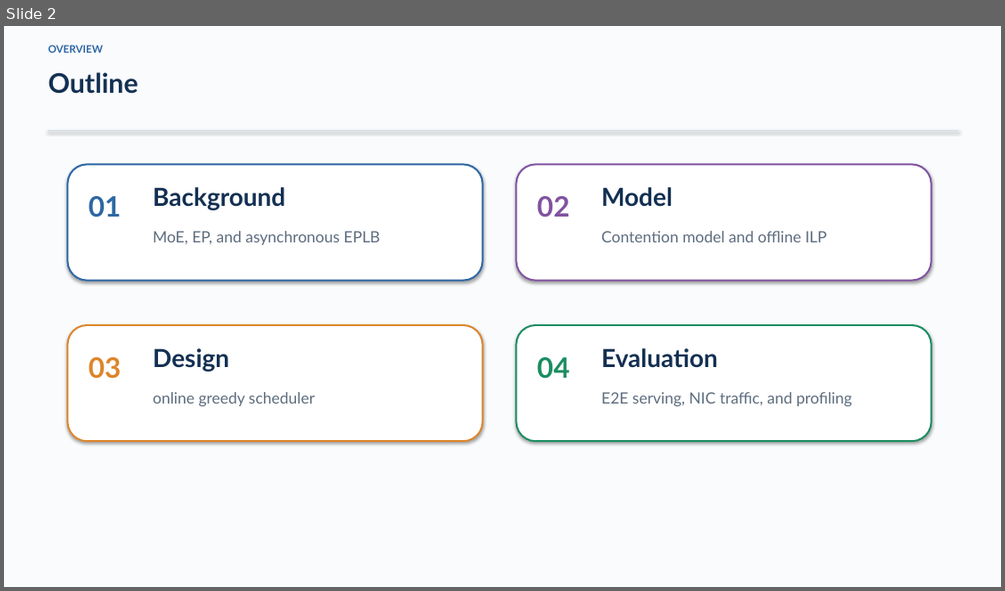
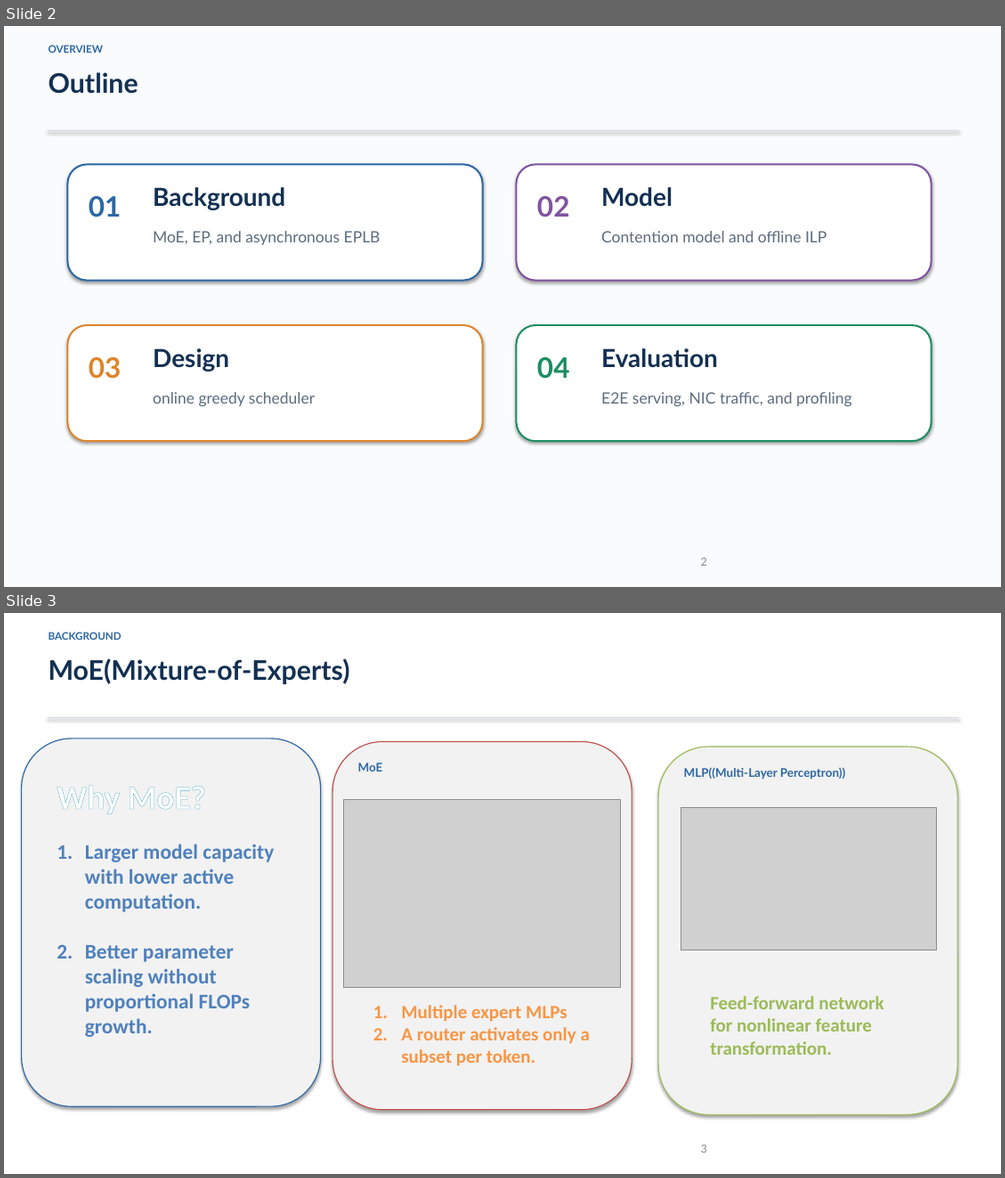
Before and after one commit to DOCCA0/vllm, a slide deck: benchmarks/eplb_rebalance/presentation/eplb_migration_batching.pptx. Shown one above the other, each under a label of ours: slide 2 before the commit, slides 2 and 3 after it. The pictures are 1005x591 and 1005x1178 pixels, drawn with LibreOffice and Linux fonts; fonts in the diff are those of the drawing; grey boxes stand for pictures. Boxes give left, top, right and bottom in pixels: in the first picture for what was removed or moved away, otherwise in the second. Text is boxed around its words. In the diff, an @@ line names an element or a change of style, - is before the commit and + after.

```diff
--- a/benchmarks/eplb_rebalance/presentation/eplb_migration_batching.pptx
+++ b/benchmarks/eplb_rebalance/presentation/eplb_migration_batching.pptx
@@ slide 3 added at [4, 613, 1001, 1174], background #FFFFFF @@
@@ text added at [48, 632, 121, 640], 10 pt, text #2D67A4, bold @@
+BACKGROUND
@@ text added at [48, 658, 350, 684], 26 pt, text #133052, bold @@
+MoE(Mixture-of-Experts)
@@ line added from (48, 718) to (958, 718), #D2DCE7 1 pt @@
@@ rounded rectangle added at [21, 738, 320, 1107], fill #F2F2F2, outline #2D67A4 1 pt @@
@@ rounded rectangle added at [332, 742, 631, 1110], fill #F2F2F2, outline #C0504D 1 pt @@
@@ text added at [358, 763, 383, 771], 11.5 pt, text #2D67A4, bold @@
+MoE
@@ rounded rectangle added at [658, 747, 957, 1115], fill #F2F2F2, outline #9BBB59 1 pt @@
@@ text added at [684, 767, 845, 779], 11.5 pt, text #2D67A4, bold @@
+MLP((Multi-Layer Perceptron))
@@ text added at [57, 785, 274, 1037], 20 pt, text #4F81BD, bold @@
+Why MoE?
+1. Larger model capacity with lower active computation.
+2. Better parameter scaling without proportional FLOPs growth.
@@ picture added at [344, 799, 621, 988] @@
@@ picture added at [680, 807, 937, 950] @@
@@ text added at [401, 1005, 590, 1066], 18 pt, text #F79646, bold @@
+1. Multiple expert MLPs
+2. A router activates only a subset per token.
@@ text added at [710, 996, 883, 1054], 18 pt, text #9BBB59, bold @@
+Feed-forward network for nonlinear feature transformation.
@@ page number added at [701, 1144, 707, 1152], 12 pt, text #8C8C8C @@
+3
@@ slide 2 changed as well @@
@@ page number added at [701, 557, 707, 565], 12 pt, text #8C8C8C @@
+2
```
Also in this commit, not shown: 15 other slides changed, 6 other files.
